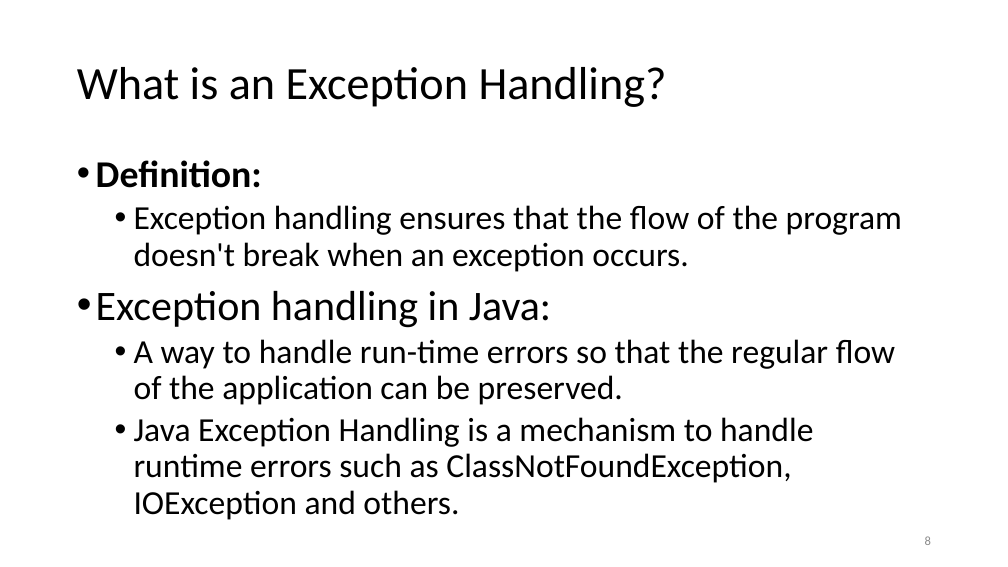
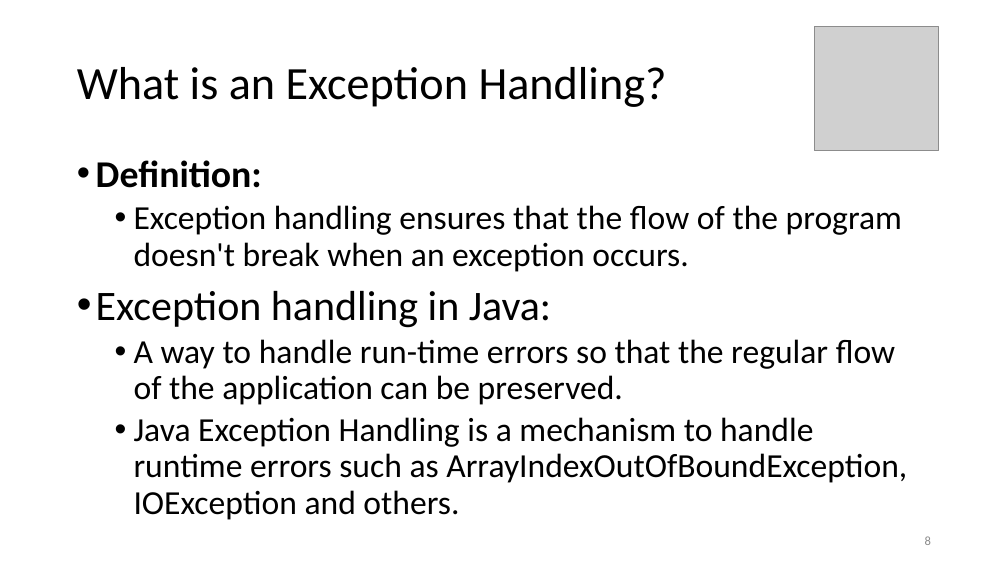
Before and after one commit to steliosot/java_exceptions_tutorial, a slide deck: slide 8 of Exceptions short tutorial.pptx. Drawn at 1008x567 pixels with LibreOffice and Linux fonts; fonts in the diff are those of the drawing; grey boxes stand for pictures. Boxes give left, top, right and bottom in pixels: in the first picture for what was removed or moved away, otherwise in the second. Text is boxed around its words. In the diff, an @@ line names an element or a change of style, - is before the commit and + after.

```diff
--- a/Exceptions short tutorial.pptx
+++ b/Exceptions short tutorial.pptx
@@ picture added at (814, 26, 939, 151) @@
@@ text at (134, 417, 907, 520): text changed @@
-  • Java Exception Handling is a mechanism to handle runtime errors such as ClassNotFoundException, IOException and others.
+  • Java Exception Handling is a mechanism to handle runtime errors such as ArrayIndexOutOfBoundException, IOException and others.
```
Also in this commit, not shown: 15 other slides changed, 1 slide added, 2 other files.
